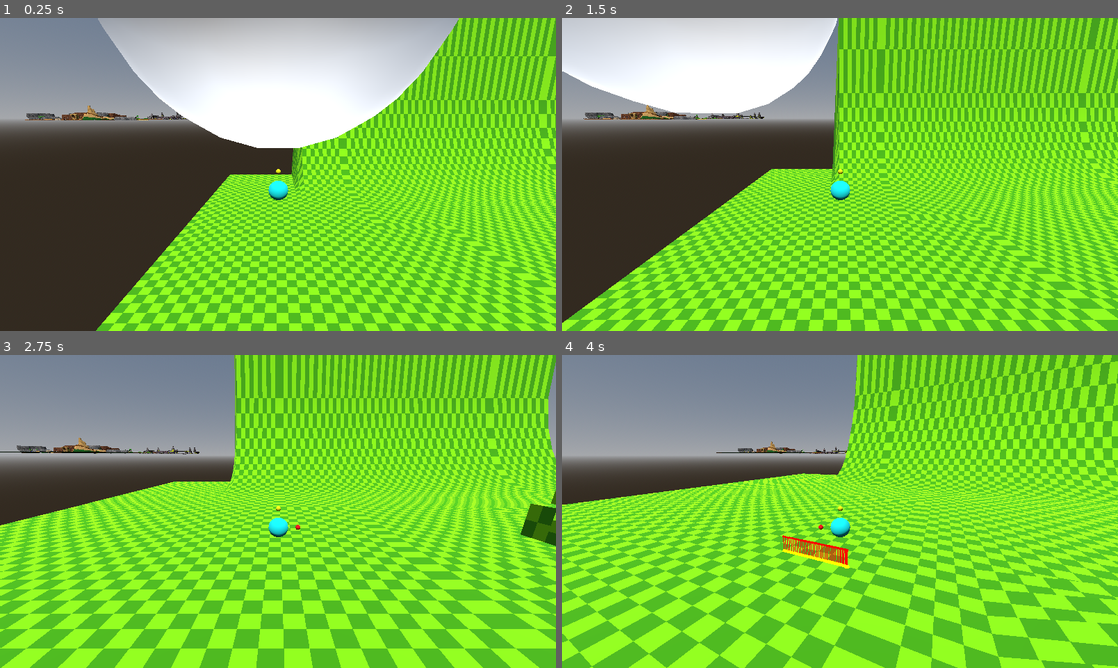
Above: before the commit, frames 1-4 (two rows, left to right).
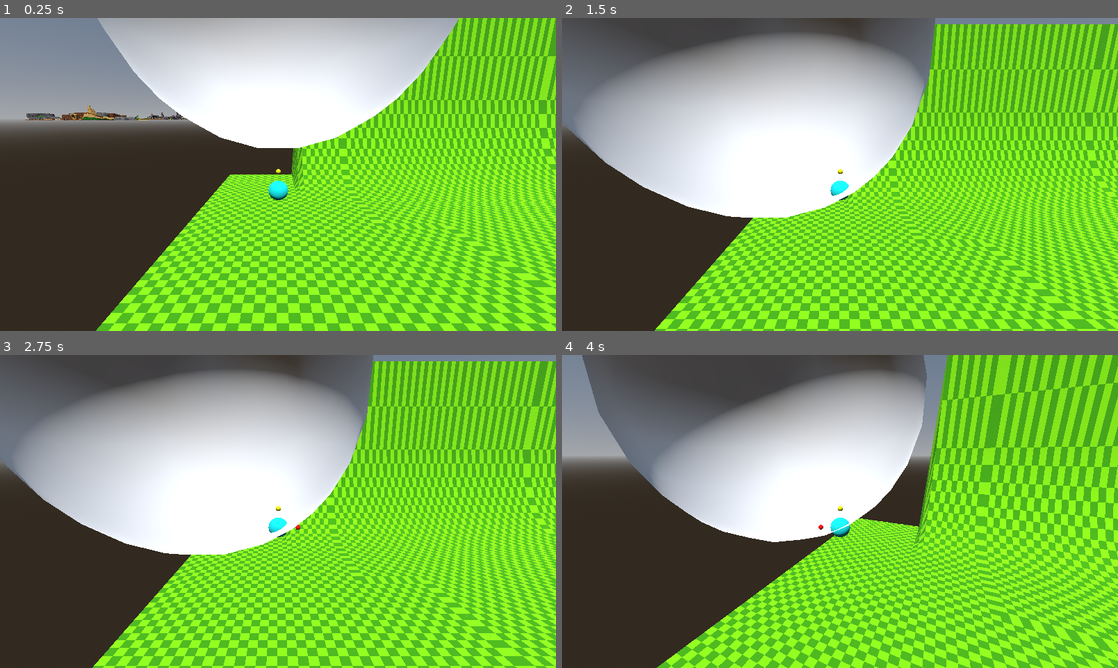
Above: after the commit, the same moments.

Repository: virattus/sonic-ringworlds-s1
Game: Godot game, scene res://scenes/SphereMovement/SphereMovement.tscn
The game is run twice, just before and just after one commit, with the same random seed, the same clock (stepped at 60 frames per second) and the same inputs.
Inputs (mouse positions are in pixels of both pictures, inside the frame that each line leads up to):
- Up to frame 1 (0.25 s): no input
- Up to frame 2 (1.5 s): tap Enter (Pause) at 0.5 s; move the mouse to (962, 158) at 0.52 s; hold D (Move_Right) 0.53-1.25 s; hold Space (Jump) 0.53-1.25 s; click (962, 158) at 0.67 s; drag from (728, 190) to (812, 237) at 1.27 s
- Up to frame 3 (2.75 s): move the mouse to (333, 442) at 2.02 s; hold D (Move_Right) from 2.03 s (still down); hold Space (Jump) from 2.03 s (still down); tap Down (Camera_Down) at 2.1 s
- Up to frame 4 (4 s): release D (Move_Right) at 2.75 s; release Space (Jump) at 2.75 s; drag from (812, 574) to (673, 464) at 2.77 s; move the mouse to (1006, 558) at 3.52 s; hold A (Move_Left) from 3.53 s (still down); hold Right (Camera_Right) from 3.53 s (still down); tap Space (Jump) at 3.77, 3.8 s

The runs differ from the first frame. In frame 2, 67% of the frame differs, in the area x 0-100%, y 0-100%; in frame 3, 72%; in frame 4, 72%.

Commit message:
holy crap things feel like they're actually coming together

Diff:
--- a/scenes/SphereMovement/TestChar/TestChar.gd
+++ b/scenes/SphereMovement/TestChar/TestChar.gd
@@ -4,6 +4,7 @@
 @export var Cam : Node3D
 
 var GroundCollision := false
+var Speed := 0.0
 
 @onready var UpIndicator = $UpIndicator
 @onready var InputIndicator = $InputIndicator
@@ -11,6 +12,9 @@
 const GRAVITY = 9.8
 
 const GROUND_SLERP_RATE = 10.0
+const GROUND_TRANSITION_MIN = 0.75
+const GROUND_WALLRUN_MIN_ANGLE = 0.5
+const GROUND_WALLRUN_MIN_SPEED = 3.0
 
 const AIR_UP_VEC_SLERP = 1.0
 const AIR_DRAG_MODIFIER = 0.5
@@ -28,6 +32,7 @@
 
 func _ready() -> void:
 	DebugMenu.AddMonitor(self, "velocity")
+	DebugMenu.AddMonitor(self, "Speed")
 	DebugMenu.AddMonitor(self, "up_direction")
 	DebugMenu.AddMonitor(self, "GroundCollision")
 
@@ -41,33 +46,31 @@
 	if GroundCollision:
 		apply_floor_snap()
 
-	#if IsColliding:
-	#	var collision = get_last_slide_collision()
-	#	var newVel = oldVelocity.slide(collision.get_normal())
-	#	print(newVel)
-	#	velocity = newVel
-
 	UpIndicator.position = up_direction
 
 	$RayCast3D.target_position = -up_direction
 
 	CreateCollIndicator()
 
-	var speed = velocity.length()
+	Speed = velocity.length()
 
 	var newVelocity = GetInputVector(up_direction)
 	if !GroundCollision:
 		newVelocity = GetInputVector(Vector3.UP)
 
 	InputIndicator.global_position = global_position + newVelocity.normalized()
-	#newVelocity.y = 0.0
 
-	#print(newVelocity)
+
 
 	velocity += newVelocity * delta * 20.0
 
-	velocity.x = lerp(velocity.x, 0.0, delta)
-	velocity.z = lerp(velocity.z, 0.0, delta)
+	if GroundCollision:
+		velocity = lerp(velocity, Vector3.ZERO, delta)
+
+	#Air Drag
+	if !GroundCollision:
+		velocity.x = lerp(velocity.x, 0.0, delta)
+		velocity.z = lerp(velocity.z, 0.0, delta)
 
 
 	UpdateCollision(delta)
@@ -77,8 +80,15 @@
 			print("Jumping, left floor")
 		else:
 			print("Jumping, Air")
-		velocity += up_direction * 10.0
+		velocity = (velocity * (InputIndicator.global_position - global_position).normalized()) + (up_direction * 10.0)
+		print(velocity)
 		GroundCollision = false
+
+	#too slow to continue wallrun
+	if GroundCollision and velocity.length() < GROUND_WALLRUN_MIN_SPEED and up_direction.dot(Vector3.UP) < GROUND_WALLRUN_MIN_ANGLE:
+		print("Falling off wall, too slow to wallrun")
+		GroundCollision = false
+		velocity += up_direction * 0.1
 
 
 func AlignToY(_transform: Transform3D, newY: Vector3) -> Transform3D:
@@ -114,12 +124,18 @@
 func UpdateCollision(delta: float) -> void:
 	#hit floor
 	if is_on_floor():
-		if !GroundCollision:
-			print("Hit Floor")
-			GroundCollision = true
+		var floorNormal = get_floor_normal()
 
-		assert(get_floor_normal().is_normalized())
-		up_direction = up_direction.slerp(get_floor_normal(), GROUND_SLERP_RATE * delta)
+		if up_direction.dot(floorNormal) > GROUND_TRANSITION_MIN:
+			if !GroundCollision:
+				print("Hit Floor")
+				GroundCollision = true
+			up_direction = up_direction.slerp(get_floor_normal(), GROUND_SLERP_RATE * delta)
+		else: #Too far of an angle to transition
+			if GroundCollision:
+				print("Left floor, too great an angle")
+				GroundCollision = false
+				#velocity += up_direction * 0.05
 	#hit wall
 	elif is_on_wall():
 		var wallNormal = get_wall_normal()
@@ -143,7 +159,7 @@
 			GroundCollision = true
 		else:
 			print("Hit Ceiling")
-			#velocity.y = 0.0
+			velocity.y = 0.0
 	#Not on anything
 	else:
 		Fall(delta)
